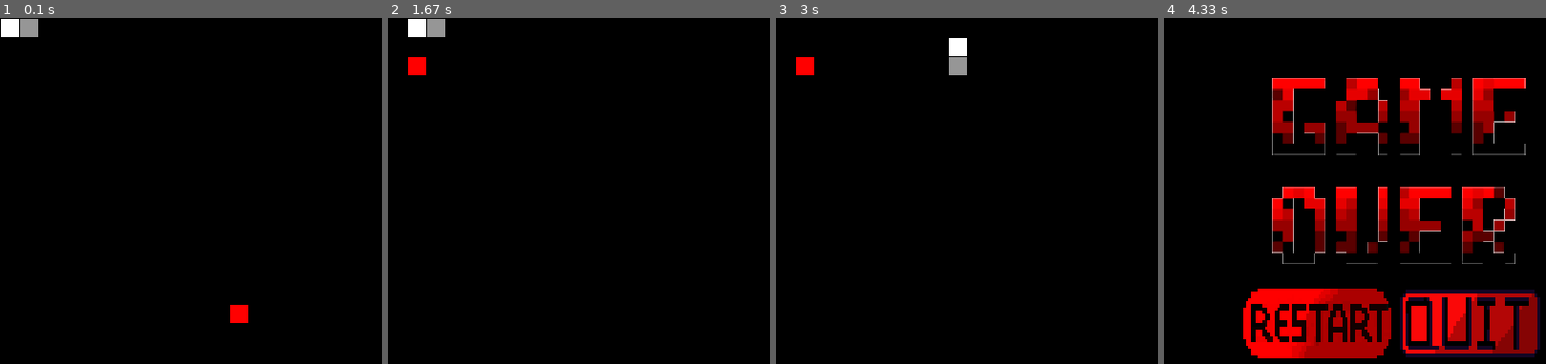
Above: before the commit, frames 1-4 (left to right).
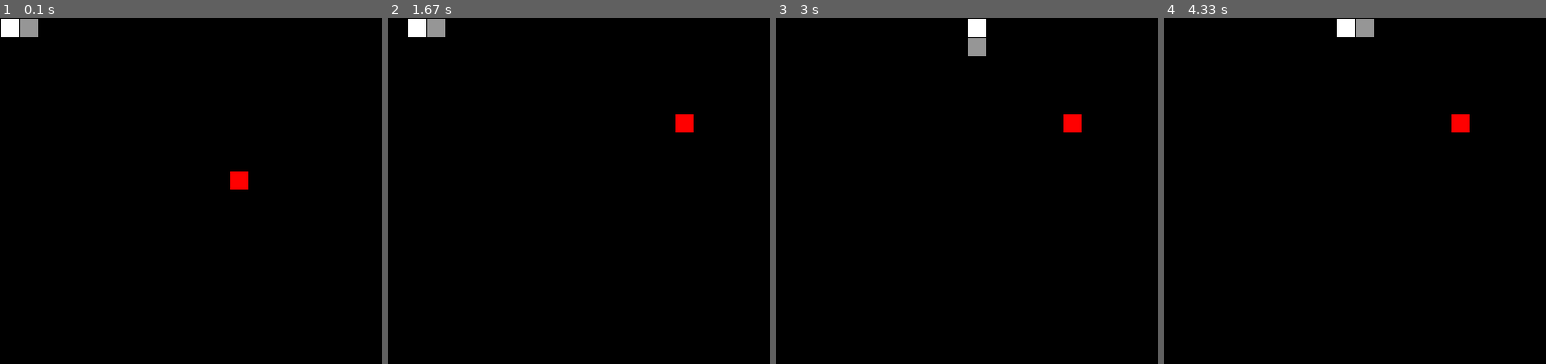
Above: after the commit, the same moments.

Repository: tomattoid/SnakePyGame
Game: pygame game, started from main.py
Two runs of this game, one before a commit and one after it. Both use one fixed random seed, a clock stepped at 60 frames per second and the inputs below.
Inputs (mouse positions are in pixels of both pictures, inside the frame that each line leads up to):
- Up to frame 1 (0.1 s): no input
- Up to frame 2 (1.67 s): hold Right 0.33-0.8 s; hold Up 0.83-1.3 s; press the mouse at (540, 322) at 1.37 s; move the mouse to (605, 305) at 1.47 s; release the mouse at (670, 287) at 1.6 s
- Up to frame 3 (3 s): hold Down from 2.73 s (still down)
- Up to frame 4 (4.33 s): release Down at 3.03 s; hold Left 3.07-3.47 s; hold Up 3.5-3.87 s; hold Right from 3.9 s (still down)

The runs differ from the first frame. In frame 1, 0.5% of the frame differs, in the area x 60-65%, y 44-89%; in frame 2, 0.5%; in frame 3, 1.5%; in frame 4, 24%, in the area x 20-99%, y 0-99%.

Commit message:
winable game

Diff:
--- a/apple.py
+++ b/apple.py
@@ -1,6 +1,7 @@
 import pygame
 import random
-from config import *
+from config import WIDTH, HEIGHT, RED
+
 
 class Apple(pygame.sprite.Sprite):
     def __init__(self):
@@ -8,4 +9,5 @@
         self.image = pygame.Surface((WIDTH/20 - 5, HEIGHT/20 - 5))
         self.image.fill(RED)
         self.rect = self.image.get_rect()
-        self.rect.center = (random.randint(0, (WIDTH-20)/20) * 20 + 10, random.randint(0, (WIDTH-20)/20) * 20 + 10)
+        self.rect.center = (random.randint(0, (WIDTH-20)/20) * 20 + 10,
+                            random.randint(0, (WIDTH-20)/20) * 20 + 10)
--- a/config.py
+++ b/config.py
@@ -5,6 +5,7 @@
 game_over_img = os.path.join(img_folder, 'gameover.png')
 restart_img = os.path.join(img_folder, 'restart.png')
 quit_img = os.path.join(img_folder, 'quit.png')
+you_win_img = os.path.join(img_folder, 'you_win.png')
 
 WIDTH = 480
 HEIGHT = WIDTH
--- a/main.py
+++ b/main.py
@@ -1,10 +1,32 @@
 import runpy
 import pygame
-import random
-from config import *
+from config import WIDTH, HEIGHT, FPS, BLACK
 from snake import Snake
 from apple import Apple
-from ui import *
+from ui import Quit, Restart, Win, GameOver
+
+
+def check_movement(player: Snake, event: pygame.event.Event):
+    if (event.key == pygame.K_LEFT and not
+        (player.get_coordinates(0)[0] - 20 == player.get_coordinates(1)[0] and
+         player.get_coordinates(0)[1] == player.get_coordinates(1)[1])):
+        player.parts[0].speed_x = -20
+        player.parts[0].speed_y = 0
+    if (event.key == pygame.K_RIGHT and not
+        (player.get_coordinates(0)[0] + 20 == player.get_coordinates(1)[0] and
+         player.get_coordinates(0)[1] == player.get_coordinates(1)[1])):
+        player.parts[0].speed_x = 20
+        player.parts[0].speed_y = 0
+    if (event.key == pygame.K_UP and not
+        (player.get_coordinates(0)[1] - 20 == player.get_coordinates(1)[1] and
+         player.get_coordinates(0)[0] == player.get_coordinates(1)[0])):
+        player.parts[0].speed_y = -20
+        player.parts[0].speed_x = 0
+    if (event.key == pygame.K_DOWN and not
+        (player.get_coordinates(0)[1] + 20 == player.get_coordinates(1)[1] and
+         player.get_coordinates(0)[0] == player.get_coordinates(1)[0])):
+        player.parts[0].speed_y = 20
+        player.parts[0].speed_x = 0
 
 
 pygame.init()
@@ -13,82 +35,97 @@
 pygame.display.set_caption("Snake")
 clock = pygame.time.Clock()
 all_sprites = pygame.sprite.Group()
-ui_sprites = pygame.sprite.Group()
+lose_sprites = pygame.sprite.Group()
+win_sprite = pygame.sprite.Group()
 player = Snake()
 apple = Apple()
-all_sprites.add(player.elements[0])
-all_sprites.add(player.elements[1])
+you_win_sprite = Win()
+all_sprites.add(player.parts[0])
+all_sprites.add(player.parts[1])
 all_sprites.add(apple)
 
 quit_sprite = Quit()
 game_over_sprite = GameOver()
 restart_sprite = Restart()
-ui_sprites.add([quit_sprite, restart_sprite, game_over_sprite])
+lose_sprites.add([quit_sprite, restart_sprite, game_over_sprite])
+win_sprite.add(you_win_sprite)
 
 snake_move_event = pygame.USEREVENT + 1
-pygame.time.set_timer(snake_move_event, 200)
+pygame.time.set_timer(snake_move_event, 150)
 running = True
 eat = False
 game_over = False
+you_win = False
 coordinates = []
 while running:
+
     clock.tick(FPS)
     ev = pygame.event.get()
-    if not game_over:
-
+    if not game_over and not you_win:
         coordinates.clear()
-        for element in player.elements:
+        for element in player.parts:
             coordinates.append(element.rect.center)
         for event in ev:
+
             if event.type == pygame.QUIT:
                 running = False
+
             if event.type == pygame.KEYDOWN:
-                if event.key == pygame.K_LEFT and player.get_direction(0)[0] <= 0:
-                    player.elements[0].speed_x = -20
-                    player.elements[0].speed_y = 0
-                if event.key == pygame.K_RIGHT and player.get_direction(0)[0] >= 0:
-                    player.elements[0].speed_x = 20
-                    player.elements[0].speed_y = 0
-                if event.key == pygame.K_UP and player.get_direction(0)[1] <= 0:
-                    player.elements[0].speed_y = -20
-                    player.elements[0].speed_x = 0
-                if event.key == pygame.K_DOWN and player.get_direction(0)[1] >= 0:
-                    player.elements[0].speed_y = 20
-                    player.elements[0].speed_x = 0
+                check_movement(player, event)
+
             if event.type == snake_move_event:
                 pygame.time.set_timer(snake_move_event, 150)
                 all_sprites.update()
                 player.update_speed()
                 if (player.get_coordinates(0)[0] == apple.rect.centerx and
-                    player.get_coordinates(0)[1] == apple.rect.centery):
+                   player.get_coordinates(0)[1] == apple.rect.centery):
                     player.add_element()
                     all_sprites.remove(apple)
-                    all_sprites.add(player.elements[-1])
-                    apple = Apple()
-                    while apple.rect.center in coordinates:
+                    all_sprites.add(player.parts[-1])
+                    if len(player.parts) == (WIDTH/20) ** 2:
+                        you_win = True
+                    else:
                         apple = Apple()
-                    all_sprites.add(apple)
-                    eat = False
-                if (player.get_coordinates(0) in coordinates or player.get_coordinates(0)[0] <= 0 or player.get_coordinates(0)[1] <= 0 or
-                    player.get_coordinates(0)[0] >= WIDTH or player.get_coordinates(0)[1] >= HEIGHT):
+                        while apple.rect.center in coordinates:
+                            apple = Apple()
+                        all_sprites.add(apple)
+                        eat = False
+                if (player.get_coordinates(0)[0] in coordinates or
+                   player.get_coordinates(0)[0] <= 0 or
+                   player.get_coordinates(0)[1] <= 0 or
+                   player.get_coordinates(0)[0] >= WIDTH or
+                   player.get_coordinates(0)[1] >= HEIGHT):
                     game_over = True
 
         screen.fill(BLACK)
         all_sprites.draw(screen)
-    else:
+
+    elif game_over:
         for event in ev:
             if event.type == pygame.QUIT:
                 running = False
             if event.type == pygame.MOUSEBUTTONUP:
                 pos = pygame.mouse.get_pos()
-                clicked_sprites = [s for s in ui_sprites if s.rect.collidepoint(pos)]
-            if pygame.mouse.get_pressed()[0] and quit_sprite.rect.collidepoint(pygame.mouse.get_pos()):
+                clicked_sprites = [s for s in lose_sprites if
+                                   s.rect.collidepoint(pos)]
+            if (pygame.mouse.get_pressed()[0] and
+               quit_sprite.rect.collidepoint(pygame.mouse.get_pos())):
                 running = False
-            if pygame.mouse.get_pressed()[0] and restart_sprite.rect.collidepoint(pygame.mouse.get_pos()):
+            if (pygame.mouse.get_pressed()[0] and
+               restart_sprite.rect.collidepoint(pygame.mouse.get_pos())):
                 runpy.run_path(path_name='main.py')
                 running = False
         screen.fill(BLACK)
-        ui_sprites.draw(screen)
+        lose_sprites.draw(screen)
+
+    elif you_win:
+        for event in ev:
+            if event.type == pygame.QUIT:
+                running = False
+            if event.type == pygame.MOUSEBUTTONUP:
+                running = False
+        screen.fill(BLACK)
+        win_sprite.draw(screen)
     pygame.display.flip()
 
 pygame.quit()
--- a/snake.py
+++ b/snake.py
@@ -1,6 +1,6 @@
-from typing import Any
 import pygame
-from config import *
+from config import WIDTH, HEIGHT, WHITE, GREY
+
 
 class SnakeElement(pygame.sprite.Sprite):
     def __init__(self, coordinates, speed_x=0, speed_y=0, color=WHITE):
@@ -16,28 +16,32 @@
         self.rect.x += self.speed_x
         self.rect.y += self.speed_y
 
+
 class Snake:
     def __init__(self):
-        self.elements = []
-        self.elements.append(SnakeElement((30, 10), speed_x=20, color=GREY))
+        self.parts = []
+        self.parts.append(SnakeElement((30, 10), speed_x=20, color=GREY))
         self.add_element()
 
     def get_direction(self, idx):
-        return (self.elements[idx].speed_x, self.elements[idx].speed_y)
+        return (self.parts[idx].speed_x, self.parts[idx].speed_y)
 
     def get_coordinates(self, idx):
-        return self.elements[idx].rect.center
+        return self.parts[idx].rect.center
 
     def add_element(self):
-        coordinates = (self.get_coordinates(-1)[0] - self.get_direction(-1)[0], self.get_coordinates(-1)[1] - self.get_direction(-1)[1])
-        self.elements.append(SnakeElement(coordinates, self.get_direction(-1)[0], self.get_direction(-1)[1]))
+        coordinates = (self.get_coordinates(-1)[0] - self.get_direction(-1)[0],
+                       self.get_coordinates(-1)[1] - self.get_direction(-1)[1])
+        self.parts.append(SnakeElement(coordinates,
+                                       self.get_direction(-1)[0],
+                                       self.get_direction(-1)[1]))
 
     def update_speed(self):
-        if len(self.elements) > 1:
-            for element_idx in range(len(self.elements) - 1, 0, -1):
-                self.elements[element_idx].speed_x = self.elements[element_idx - 1].speed_x
-                self.elements[element_idx].speed_y = self.elements[element_idx - 1].speed_y
+        if len(self.parts) > 1:
+            for idx in range(len(self.parts) - 1, 0, -1):
+                self.parts[idx].speed_x = self.parts[idx - 1].speed_x
+                self.parts[idx].speed_y = self.parts[idx - 1].speed_y
 
     def get_next_pos(self):
-        return (self.elements[0].rect.centerx + self.get_direction(0)[0],
-                self.elements[0].rect.centery + self.get_direction(0)[1])
+        return (self.parts[0].rect.centerx + self.get_direction(0)[0],
+                self.parts[0].rect.centery + self.get_direction(0)[1])
--- a/ui.py
+++ b/ui.py
@@ -1,27 +1,44 @@
 import pygame
-from config import *
+from config import (WIDTH, HEIGHT, game_over_img,
+                    quit_img, restart_img, WHITE, you_win_img)
+
 
 class GameOver(pygame.sprite.Sprite):
     def __init__(self):
         pygame.sprite.Sprite.__init__(self)
         self.image = pygame.image.load(game_over_img)
-        self.image = pygame.transform.scale(self.image, (WIDTH / 1.5, HEIGHT / 2))
+        self.image = pygame.transform.scale(self.image,
+                                            (WIDTH / 1.5, HEIGHT / 2))
         self.rect = self.image.get_rect()
         self.rect.center = (WIDTH/2, HEIGHT/3)
+
 
 class Quit(pygame.sprite.Sprite):
     def __init__(self):
         pygame.sprite.Sprite.__init__(self)
         self.image = pygame.image.load(quit_img).convert()
-        self.image = pygame.transform.scale(self.image, (WIDTH / 3, HEIGHT / 6))
+        self.image = pygame.transform.scale(self.image,
+                                            (WIDTH / 3, HEIGHT / 6))
         self.rect = self.image.get_rect()
         self.rect.center = (WIDTH/3 * 2, HEIGHT/1.5)
+
 
 class Restart(pygame.sprite.Sprite):
     def __init__(self):
         pygame.sprite.Sprite.__init__(self)
         self.image = pygame.image.load(restart_img).convert()
-        self.image = pygame.transform.scale(self.image, (WIDTH / 3, HEIGHT / 6))
+        self.image = pygame.transform.scale(self.image,
+                                            (WIDTH / 3, HEIGHT / 6))
         self.image.set_colorkey(WHITE)
         self.rect = self.image.get_rect()
         self.rect.center = (WIDTH / 3, HEIGHT/1.5)
+
+
+class Win(pygame.sprite.Sprite):
+    def __init__(self):
+        pygame.sprite.Sprite.__init__(self)
+        self.image = pygame.image.load(you_win_img)
+        self.image = pygame.transform.scale(self.image,
+                                            (WIDTH / 1.5, HEIGHT / 2))
+        self.rect = self.image.get_rect()
+        self.rect.center = (WIDTH/2, HEIGHT/2)
Binary file added: img/you_win.png
